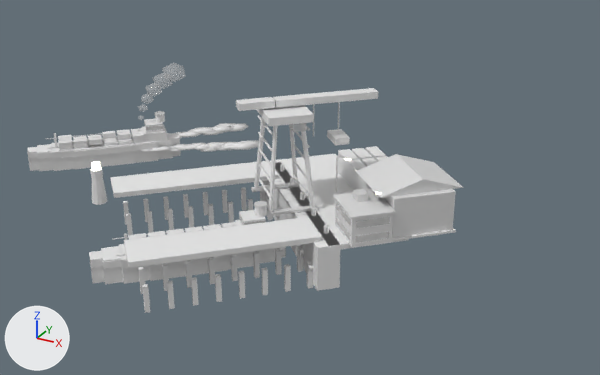
What one commit did to the FBX model Assets/Art/KayseriIsland/Models/Iron/Phase2/Port_P2.fbx.
Before and after are seen from a camera (50 mm lens) standing at (-45.6, -258.3, 84.9) and looking at (-135.8, -94.4, 3.0). Arrows for +X, +Y and +Z are at lower left; the lights stay in place. The picture after the commit comes second. Where no turn or scale is listed for an object, it has been applied to the vertices. Vertices at exactly the same position are counted once.

The first picture shows 'Port.Apron', 'Port.Containers', 'Port.Control', 'Port.Crane0', 'Port.Lamp1', 'Port.Pier0', 'Port.Pier1', 'Port.QuayWall', 'Port.Shed', 'Port.Ship0', 'Port.ShipOut', 'Port.ShipSmoke', 'Port.Wake' and 2 more.
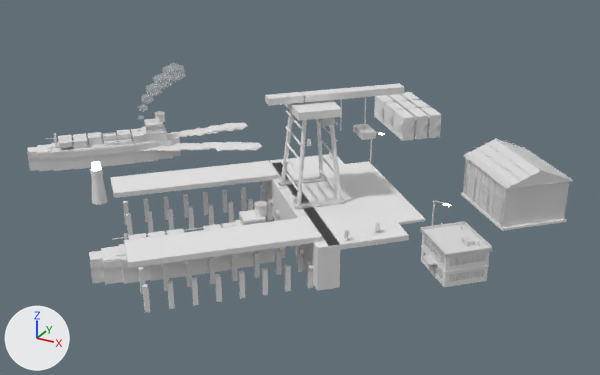
What differs and where, as boxes (x1, y1, x2, y2) in the pictures (600 x 375 px):
'Port.Shed', reshaped, moved (7% taller)
    before: (356, 154, 464, 241)
    after: (461, 138, 573, 231)
'Port.Crane0', moved
    before: (236, 88, 378, 216)
    after: (265, 83, 404, 209)
'Port.Control', moved
    before: (333, 189, 396, 248)
    after: (420, 221, 493, 287)
'Port.Containers', moved
    before: (338, 146, 388, 190)
    after: (374, 92, 442, 141)
'Port.Lamp1', moved
    before: (336, 156, 351, 192)
    after: (370, 132, 385, 165)
part 1 of me_port_shed_001, rebuilt (11% taller)
    before: (356, 154, 464, 198)
    after: (465, 139, 571, 188)
part 2 of me_port_shed_001, added
    after: (463, 138, 573, 227)

The edits, one by one:
me_port_shed_001 is used by ob_port_shed; location (-105.9, -99.2, 3.6).
me_port_shed_001 had 70 vertices, 104 faces and spanned x -12.2..12.2, y -12.2..12.2, z 0.0..12.6.
me_port_shed_001 now has 1598 vertices, 2396 faces and spans x -12.2..12.2, y -12.2..12.2, z 0.0..12.7.
me_port_shed_001 part 1: the loose piece of 6 vertices spanning x -12.2..12.2, y -12.2..12.2, z 9.5..12.6 is rebuilt with 6 vertices and now spans x -12.2..12.2, y -12.2..12.2, z 9.5..12.6.
me_port_shed_001 part 2: 1528 vertices added at x -12.2..12.2, y -12.2..12.2, z 0.5..12.7.
me_port_shed_001 gains material mat_steel (white #e7e7e7).
Object 'Port.Containers' (ob_port_containers) moves from (0.0, 0.0, 3.0) to (-0.5, 22.8, 11.1).
Object 'Port.Crane0' (ob_port_crane0) moves from (-134.5, -104.5, 4.0) to (-130.8, -98.2, 4.0).
Object 'Port.Control' (ob_port_control) moves from (-111.2, -110.9, 3.6) to (-88.8, -117.0, 3.6).
Object 'Port.Lamp1' (ob_port_lamp1) moves from (-125.3, -95.3, 4.5) to (-125.3, -75.8, 4.5).
Object 'Port.Shed' (ob_port_shed) moves from (-105.9, -99.2, 3.6) to (-84.6, -91.7, 7.9).
